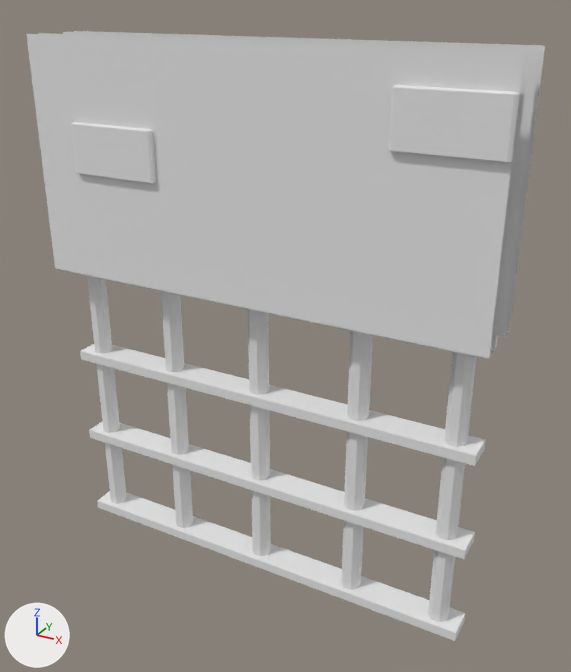
An edit to the Blender file Dungeons/Brunstom/door/models/door01.blend, drawn before and after from the same camera.
Rendered twice from a camera (50 mm lens) standing at (2.36, -3.96, 3.78) and looking at (0.14, 0.08, 1.76). Lighting does not change. The marker at lower left points along +X, +Y and +Z.

Objects in the first picture: 'grate01', 'grateWall01'.
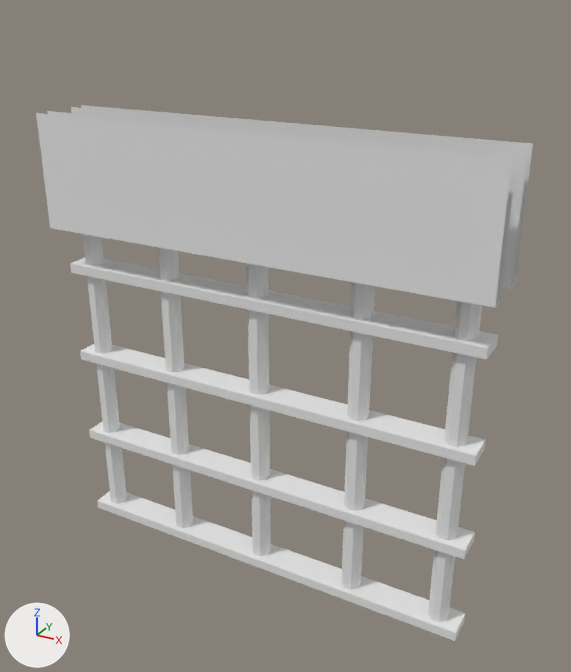
Where the newer file only moved an object's origin or applied its transform, the numbers keep the older frame.

Changed parts and their boxes [x1, y1, x2, y2] in the pictures (571 x 672 px; the box of a moved part takes in the faces that stretch with it):
'grateWall01', reshaped, moved (38% shorter)
    before: [26, 31, 545, 358]
    after: [36, 105, 533, 308]
part 1 of me_gratewall01, moved or reshaped
    before: [26, 33, 530, 358]
    after: [36, 111, 517, 308]
part 2 of me_gratewall01, moved or reshaped
    before: [63, 31, 545, 337]
    after: [71, 105, 533, 289]
part 3 of me_gratewall01, deleted
    before: [389, 85, 520, 163]
part 4 of me_gratewall01, deleted
    before: [71, 122, 156, 184]

What the commit changed:
me_gratewall01 has 96 vertices, 74 faces and spans x -1.5..1.5, y -0.24..0.24, z 0.0..1.5.
me_gratewall01 is used by ob_gratewall01; location (-7.629, 0.0, 2.027); delta_location (7.629, 0.0, 0.0).
me_gratewall01 part 1: the loose piece of 8 vertices spanning x -1.5..1.5, y -0.21..-0.11, z 0.0..1.5 is scaled about its middle by (1, 1, 0.5), then moved by (0.0, 0.0, 1.93).
me_gratewall01 part 2: the loose piece of 8 vertices spanning x -1.5..1.5, y 0.11..0.21, z 0.0..1.5 is scaled about its middle by (1, 1, 0.5), then moved by (0.0, 0.0, 1.93).
me_gratewall01 part 3: the loose piece of 20 vertices spanning x 0.89..1.5, y -0.24..-0.2, z 1.01..1.33 is deleted.
me_gratewall01 part 4: the loose piece of 20 vertices spanning x -1.19..-0.59, y -0.24..-0.2, z 0.68..1.0 is deleted.
Object 'grateWall01' (ob_gratewall01) moves from (-7.629, 0.0, 2.027) to (-7.629, 0.0, 0.0).
